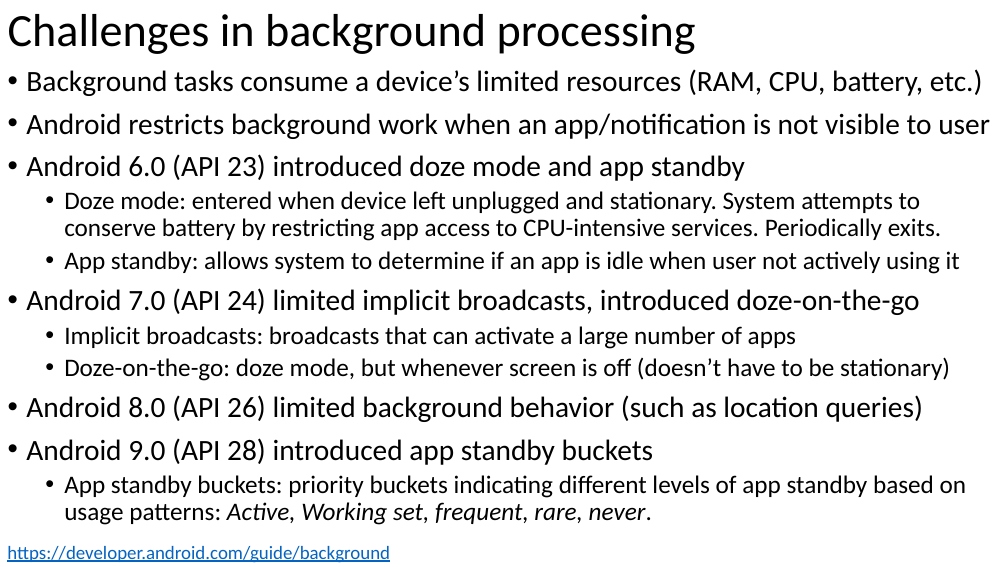
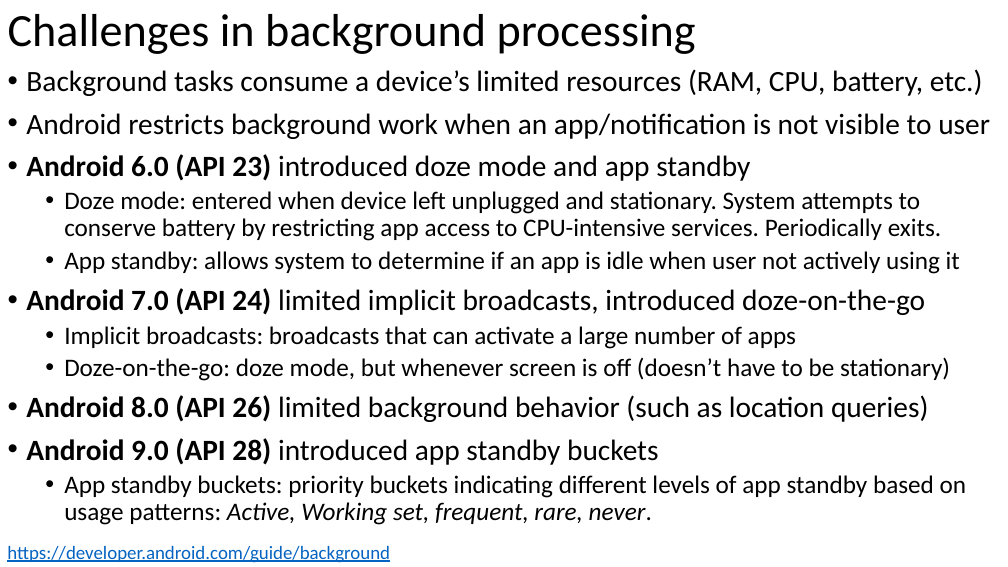
Before and after one commit to russellu/cs230, a slide deck: slide 42 of Lecture_06.pptx (slide 30 before the commit). Drawn at 1008x567 pixels with LibreOffice and Linux fonts; fonts in the diff are those of the drawing. Boxes give left, top, right and bottom in pixels: in the first picture for what was removed or moved away, otherwise in the second. Text is boxed around its words. In the diff, an @@ line names an element or a change of style, - is before the commit and + after.

```diff
--- a/Lecture_06.pptx
+++ b/Lecture_06.pptx
@@ text at box(26, 154, 928, 465): bold on in "Android 6.0 (API 23)", "Android 7.0 (API 24)", "Android 8.0 (API 26)", "Android 9.0 (API 28)" @@
```
Also in this commit, not shown: 9 other slides changed, 12 slides added.
